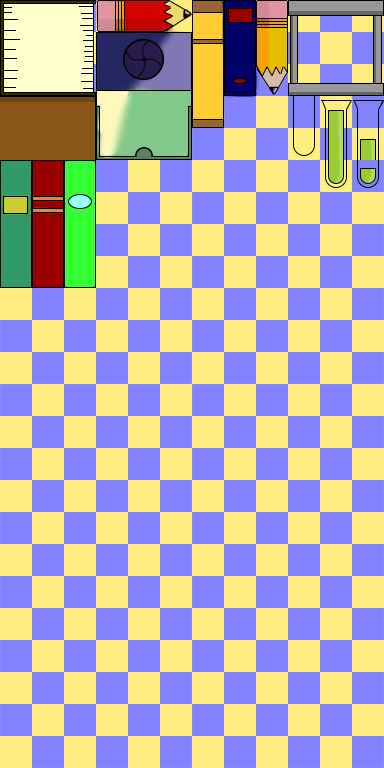
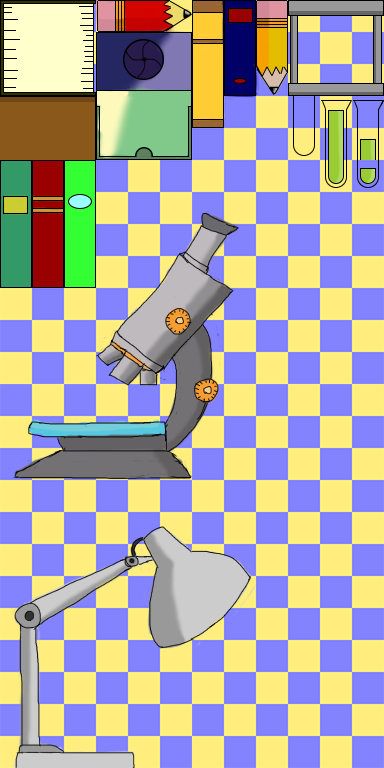
The second 384x768 image is a revision of the first. Changes to its layers:
added layer "lamp-lines" above "lamp-color" over [14, 526, 252, 768]
added layer "lamp-color" above "lines-micro" over [12, 521, 257, 768]
added layer "lines-micro" above "color micro" over [3, 213, 239, 479]
added layer "color micro" above "lines" over [13, 212, 239, 480]
